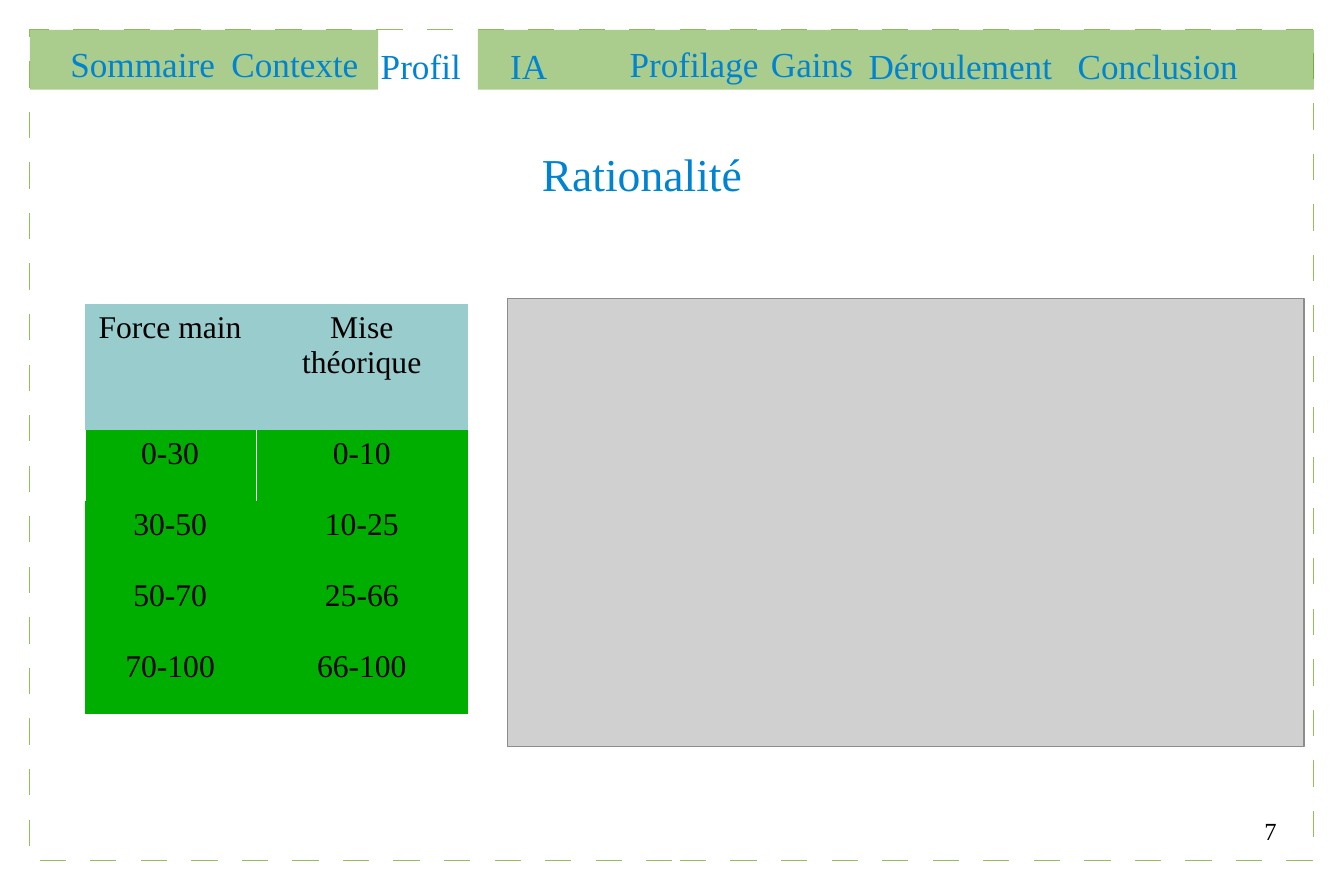
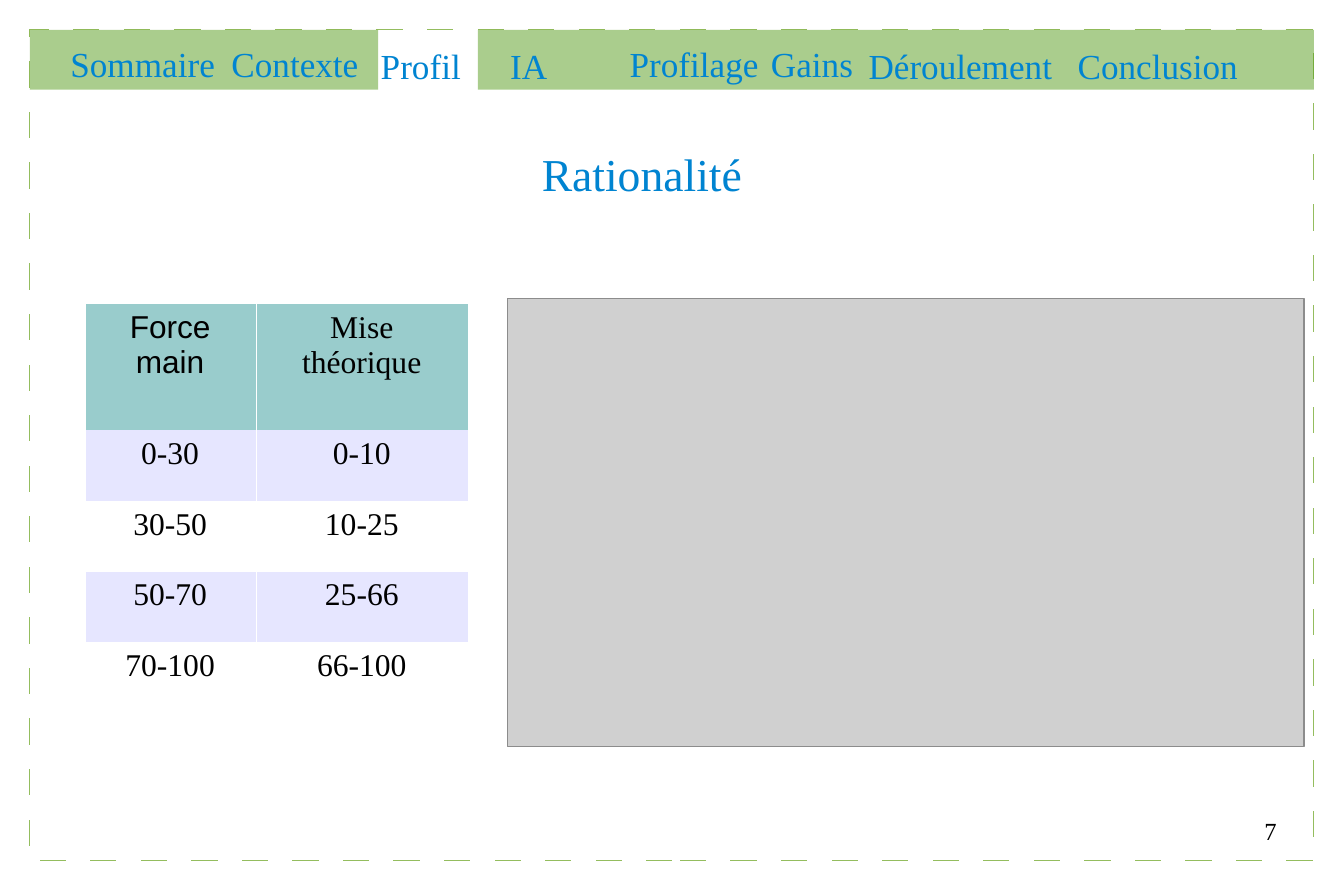
Before and after one commit to Gouga34/TERM1_Poker, a slide deck: slide 7 of Soutenance/presentation.odp. Drawn at 1344x896 pixels with LibreOffice and Linux fonts; fonts in the diff are those of the drawing; grey boxes stand for pictures. Boxes give left, top, right and bottom in pixels: in the first picture for what was removed or moved away, otherwise in the second. Text is boxed around its words. In the diff, an @@ line names an element or a change of style, - is before the commit and + after.

```diff
--- a/Soutenance/presentation.odp
+++ b/Soutenance/presentation.odp
@@ table at [85, 303, 468, 706] @@
@@ fill #00AE00 to #E6E6FF in 4 cells @@
@@ fill #00AE00 to #FFFFFF in 4 cells @@
@@ font Times New Roman to Arial in "Force main" @@
@@ borders changed @@
```
Also in this commit, not shown: 8 other slides changed, 1 slide added, 2 other files.
